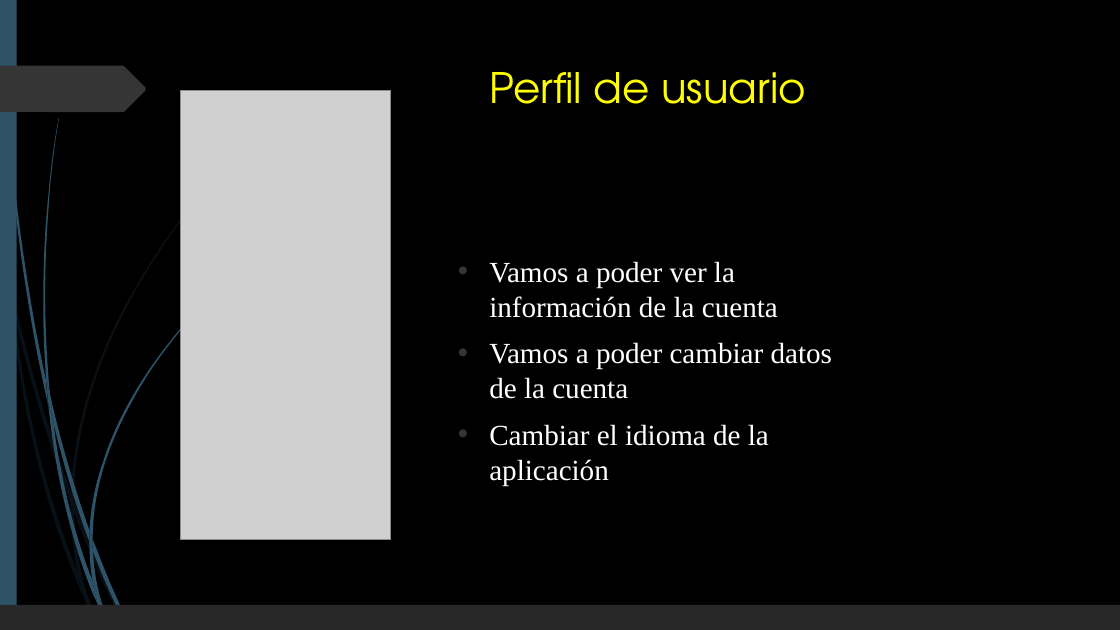
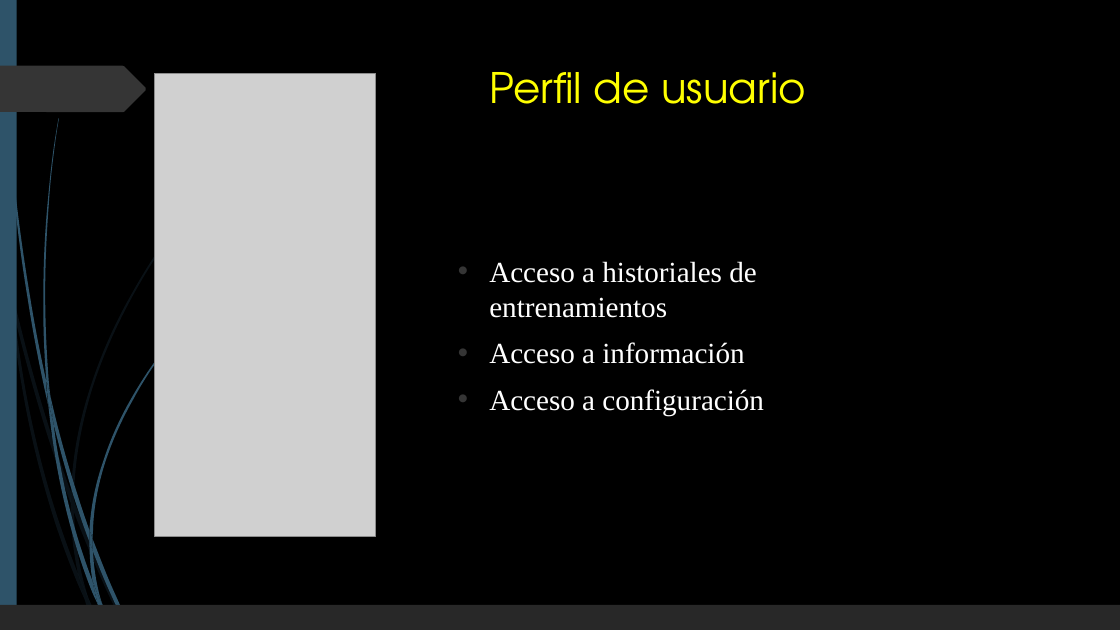
Before and after one commit to JavierRamiro8/Temple-Body, a slide deck: slide 4 of Documentacion/TEMPLE BODY.pptx (slide 5 before the commit). Drawn at 1120x630 pixels with LibreOffice and Linux fonts; fonts in the diff are those of the drawing; grey boxes stand for pictures. Boxes give left, top, right and bottom in pixels: in the first picture for what was removed or moved away, otherwise in the second. Text is boxed around its words. In the diff, an @@ line names an element or a change of style, - is before the commit and + after.

```diff
--- a/Documentacion/TEMPLE BODY.pptx
+++ b/Documentacion/TEMPLE BODY.pptx
@@ picture: place and size @@
-picture at (181,91,391,540)
+picture at (154,73,376,536)
@@ text at (489,261,764,415): text changed @@
-• Vamos a poder ver la información de la cuenta
-• Vamos a poder cambiar datos de la cuenta
-• Cambiar el idioma de la aplicación
+• Acceso a historiales de entrenamientos
+• Acceso a información
+• Acceso a configuración
```
Also in this commit, not shown: 4 other slides changed, 5 slides added, 5 slides removed, 1 other file.
